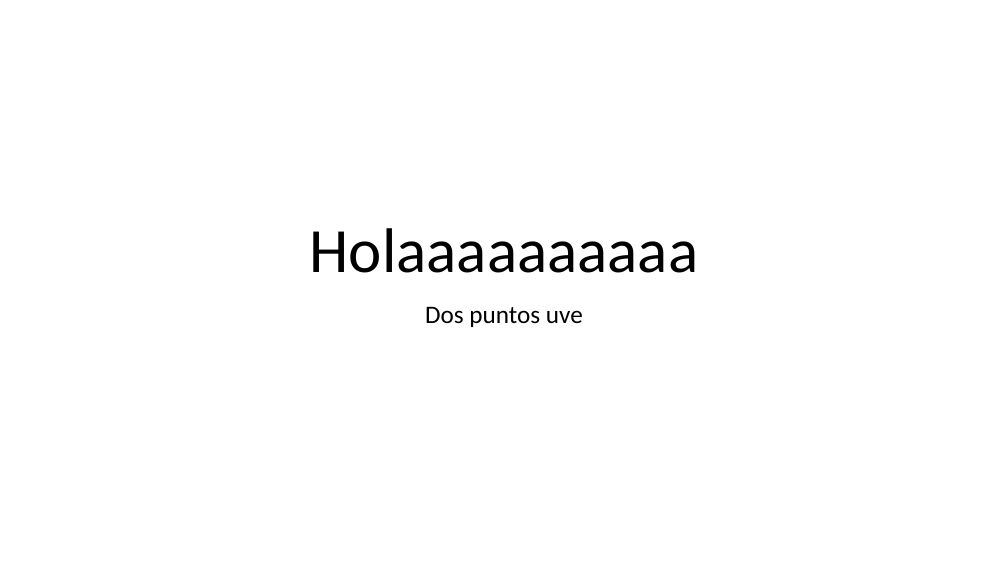
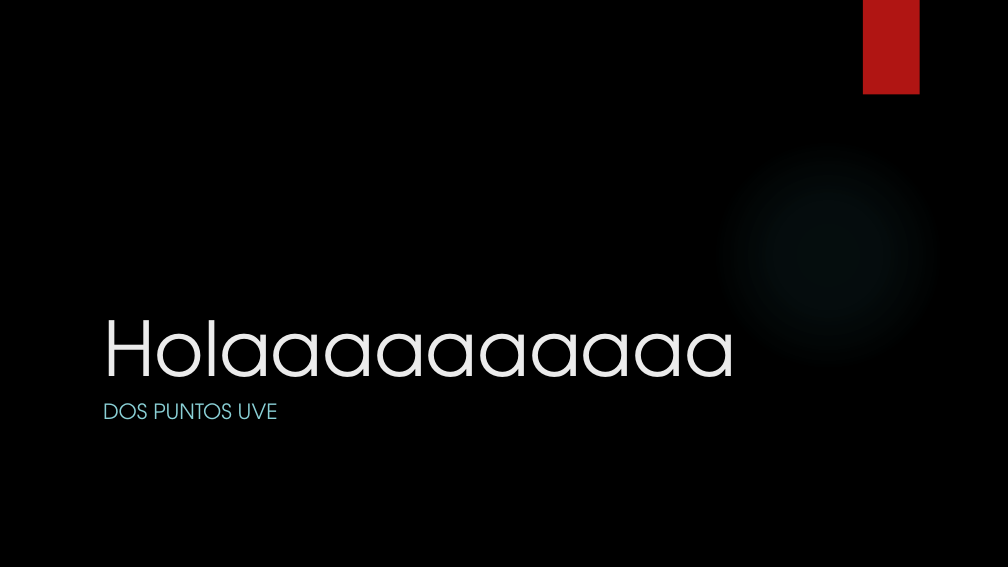
Before and after one commit to RubnD/ramasgithub, a slide deck: slide 1 of Hola.pptx. Drawn at 1008x567 pixels with LibreOffice and Linux fonts; fonts in the diff are those of the drawing; background and template pictures are left out. Boxes give left, top, right and bottom in pixels: in the first picture for what was removed or moved away, otherwise in the second. Text is boxed around its words. In the diff, an @@ line names an element or a change of style, - is before the commit and + after.

Commit message:
Nueva presentación

```diff
--- a/Hola.pptx
+++ b/Hola.pptx
@@ background #FFFFFF to picture (left out) @@
@@ rectangle added at (x1=863, y1=0, x2=920, y2=95), fill #B01513 @@
@@ title "Holaaaaaaaaaa" moved from (x1=310, y1=228, x2=699, y2=273) to (x1=103, y1=320, x2=736, y2=410) @@
@@ title "Holaaaaaaaaaa" at (x1=103, y1=320, x2=736, y2=410): size 60 to 72 pt, font Calibri to TeX Gyre Adventor, text colour #000000 to #EBEBEB; alignment centre to left; line spacing 0.9 to 1 @@
@@ ellipse added at (x1=712, y1=138, x2=944, y2=371), fill gradient #50B9C1 @@
@@ subtitle at (x1=103, y1=403, x2=278, y2=420): text changed; size 24 to 20 pt; font Calibri to TeX Gyre Adventor; text colour #000000 to #8AD0D6 @@
-Dos puntos uve
+DOS PUNTOS UVE
```
